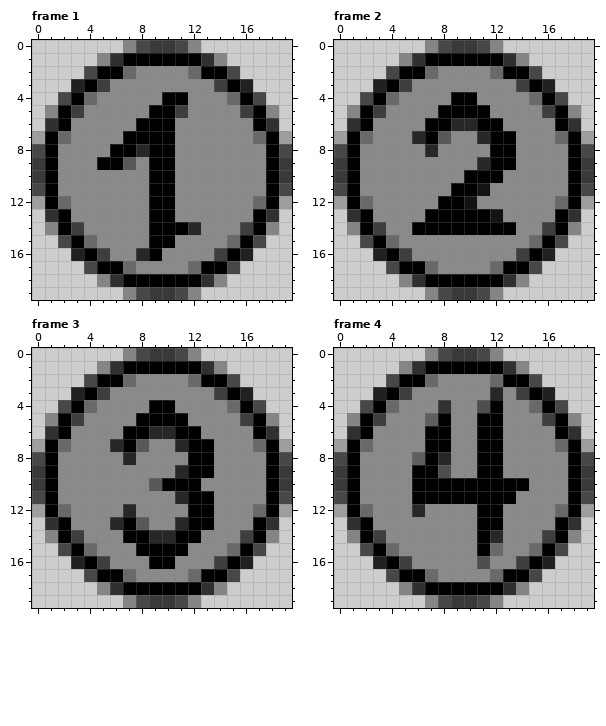
One commit to this pixel-art file: Assets/Sprites/Mana/Numeric Pips.aseprite. Above is the file before it was changed.
20x20 pixels, 4 frames. Colours within 5 levels of each other are drawn and written as one. Shown: frame 1, frame 2, frame 3, frame 4. The commit also changed other frames, which this record leaves out.
After:
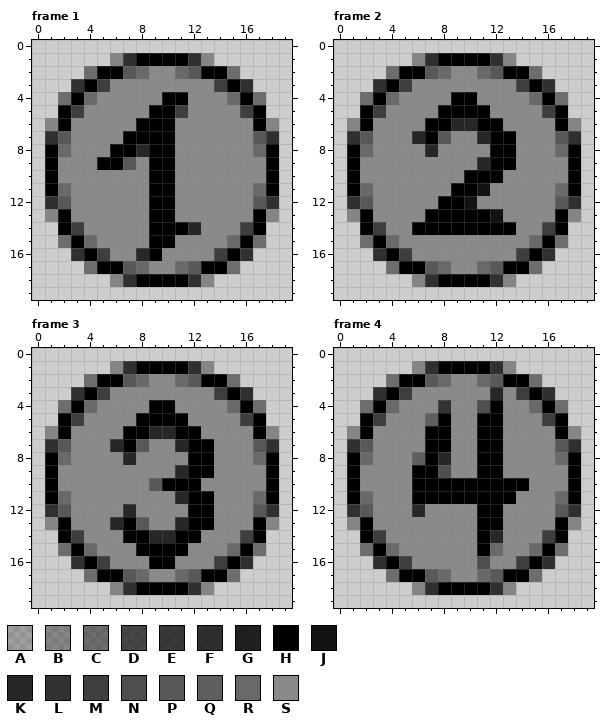
Palette (. is transparent): A #0000003b  B #0000005a  C #00000078  D #000000a7  E #000000b8  F #000000c3  G #000000d6  H #000000  J #131313  K #272727  L #323232  M #3e3e3e  N #4e4e4e  P #585858  Q #5f5f5f  R #696969  S #8a8a8a
What changed:
--- frame 1, layers "Circle", "Border Simple"
@@ x 0..19 @@
- 0 .......BDEEDB.......
- 1 .....BFHHHHHHFB.....
- 2 ....DHHRSSSSRHHD....
- 3 ...GHMSSSSSSSSMHG...
- 4 ..DHRSSSSSHHSSSRHD..
- 5 .BHMSSSSSHHMSSSSMHB.
- 6 .FHSSSSSHHHSSSSSSHF.
- 7 AHRSSSSHHHHSSSSSSRHA
- 8 DHSSSSHHKHHSSSSSSSHD
- 9 EHSSSHHPSHHSSSSSSSHE
-10 EHSSSSSSSHHSSSSSSSHE
-11 DHSSSSSSSHHSSSSSSSHD
-12 AHRSSSSSSHHSSSSSSRHA
-13 .FHSSSSSSHHSSSSSSHF.
-14 .BHMSSSSSHHHKSSSMHB.
-15 ..DHRSSSSHHSSSSRHD..
-16 ...GHMSSKHSSSSMHG...
-17 ....DHHRSSSSRHHD....
-18 .....BFHHHHHHFB.....
-19 .......BDEEDB.......
+ 0 ....................
+ 1 ......BFHHHHFB......
+ 2 ....CHHPRSSRPHHC....
+ 3 ...FHMSSSSSSSSMHF...
+ 4 ..CHRSSSSSHHSSSRHC..
+ 5 ..HMSSSSSHHMSSSSMH..
+ 6 .BHSSSSSHHHSSSSSSHB.
+ 7 .FPSSSSHHHHSSSSSSPF.
+ 8 .HRSSSHHKHHSSSSSSRH.
+ 9 .HSSSHHPSHHSSSSSSSH.
+10 .HSSSSSSSHHSSSSSSSH.
+11 .HRSSSSSSHHSSSSSSRH.
+12 .FPSSSSSSHHSSSSSSPF.
+13 .BHSSSSSSHHSSSSSSHB.
+14 ..HMSSSSSHHHKSSSMH..
+15 ..CHRSSSSHHSSSSRHC..
+16 ...FHMSSKHSSSSMHF...
+17 ....CHHPRSSRPHHC....
+18 ......BFHHHHFB......
+19 ....................
--- frame 2, layers "Circle", "Border Simple"
@@ x 0..19 @@
- 0 .......BDEEDB.......
- 1 .....BFHHHHHHFB.....
- 2 ....DHHRSSSSRHHD....
- 3 ...GHMSSSSSSSSMHG...
- 4 ..DHRSSSSHHSSSSRHD..
- 5 .BHMSSSSHHHHSSSSMHB.
- 6 .FHSSSSHHKKHHSSSSHF.
- 7 AHRSSSKHPSSKHHSSSRHA
- 8 DHSSSSSKSSSSHHSSSSHD
- 9 EHSSSSSSSSSKHHSSSSHE
-10 EHSSSSSSSSHHHSSSSSHE
-11 DHSSSSSSSHHJSSSSSSHD
-12 AHRSSSSSHHJSSSSSSRHA
-13 .FHSSSSHHHHHJSSSSHF.
-14 .BHMSSHHHHHHHHSSMHB.
-15 ..DHRSSSSSSSSSSRHD..
-16 ...GHMSSSSSSSSMHG...
-17 ....DHHRSSSSRHHD....
-18 .....BFHHHHHHFB.....
-19 .......BDEEDB.......
+ 0 ....................
+ 1 ......BFHHHHFB......
+ 2 ....CHHPRSSRPHHC....
+ 3 ...FHMSSSSSSSSMHF...
+ 4 ..CHRSSSSHHSSSSRHC..
+ 5 ..HMSSSSHHHHSSSSMH..
+ 6 .BHSSSSHHKKHHSSSSHB.
+ 7 .FPSSSKHPSSKHHSSSPF.
+ 8 .HRSSSSKSSSSHHSSSRH.
+ 9 .HSSSSSSSSSKHHSSSSH.
+10 .HSSSSSSSSHHHSSSSSH.
+11 .HRSSSSSSHHJSSSSSRH.
+12 .FPSSSSSHHJSSSSSSPF.
+13 .BHSSSSHHHHHJSSSSHB.
+14 ..HMSSHHHHHHHHSSMH..
+15 ..CHRSSSSSSSSSSRHC..
+16 ...FHMSSSSSSSSMHF...
+17 ....CHHPRSSRPHHC....
+18 ......BFHHHHFB......
+19 ....................
--- frame 3, layers "Circle", "Border Simple"
@@ x 0..19 @@
- 0 .......BDEEDB.......
- 1 .....BFHHHHHHFB.....
- 2 ....DHHRSSSSRHHD....
- 3 ...GHMSSSSSSSSMHG...
- 4 ..DHRSSSSHHSSSSRHD..
- 5 .BHMSSSSHHHHSSSSMHB.
- 6 .FHSSSSHHKKHHSSSSHF.
- 7 AHRSSSKHPSSKHHSSSRHA
- 8 DHSSSSSKSSSSHHSSSSHD
- 9 EHSSSSSSSSSKHHSSSSHE
-10 EHSSSSSSSPHHHSSSSSHE
-11 DHSSSSSSSSSKHHSSSSHD
-12 AHRSSSSKSSSSHHSSSRHA
-13 .FHSSSKHPSSKHHSSSHF.
-14 .BHMSSSHHKKHHSSSMHB.
-15 ..DHRSSSHHHHSSSRHD..
-16 ...GHMSSSHHSSSMHG...
-17 ....DHHRSSSSRHHD....
-18 .....BFHHHHHHFB.....
-19 .......BDEEDB.......
+ 0 ....................
+ 1 ......BFHHHHFB......
+ 2 ....CHHPRSSRPHHC....
+ 3 ...FHMSSSSSSSSMHF...
+ 4 ..CHRSSSSHHSSSSRHC..
+ 5 ..HMSSSSHHHHSSSSMH..
+ 6 .BHSSSSHHKKHHSSSSHB.
+ 7 .FPSSSKHPSSKHHSSSPF.
+ 8 .HRSSSSKSSSSHHSSSRH.
+ 9 .HSSSSSSSSSKHHSSSSH.
+10 .HSSSSSSSPHHHSSSSSH.
+11 .HRSSSSSSSSKHHSSSRH.
+12 .FPSSSSKSSSSHHSSSPF.
+13 .BHSSSKHPSSKHHSSSHB.
+14 ..HMSSSHHKKHHSSSMH..
+15 ..CHRSSSHHHHSSSRHC..
+16 ...FHMSSSHHSSSMHF...
+17 ....CHHPRSSRPHHC....
+18 ......BFHHHHFB......
+19 ....................
--- frame 4, layers "Circle", "Border Simple"
@@ x 0..19 @@
- 0 .......BDEEDB.......
- 1 .....BFHHHHHHFB.....
- 2 ....DHHRSSSSRHHD....
- 3 ...GHMSSSSSSKSMHG...
- 4 ..DHRSSSLSSNHSSRHD..
- 5 .BHMSSSQHSSHHSSSMHB.
- 6 .FHSSSSHHSSHHSSSSHF.
- 7 AHRSSSSHHSSHHSSSSRHA
- 8 DHSSSSQHKSSHHSSSSSHD
- 9 EHSSSSHHNSSHHSSSSSHE
-10 EHSSSSHHHHHHHHHSSSHE
-11 DHSSSSHHHHHHHHSSSSHD
-12 AHRSSSKSSSSHHSSSSRHA
-13 .FHSSSSSSSSHHSSSSHF.
-14 .BHMSSSSSSSHKSSSMHB.
-15 ..DHRSSSSSSHRSSRHD..
-16 ...GHMSSSSSNSSMHG...
-17 ....DHHRSSSSRHHD....
-18 .....BFHHHHHHFB.....
-19 .......BDEEDB.......
+ 0 ....................
+ 1 ......BFHHHHFB......
+ 2 ....CHHPRSSRPHHC....
+ 3 ...FHMSSSSSSKSMHF...
+ 4 ..CHRSSSLSSNHSSRHC..
+ 5 ..HMSSSQHSSHHSSSMH..
+ 6 .BHSSSSHHSSHHSSSSHB.
+ 7 .FPSSSSHHSSHHSSSSPF.
+ 8 .HRSSSQHKSSHHSSSSRH.
+ 9 .HSSSSHHNSSHHSSSSSH.
+10 .HSSSSHHHHHHHHHSSSH.
+11 .HRSSSHHHHHHHHSSSRH.
+12 .FPSSSKSSSSHHSSSSPF.
+13 .BHSSSSSSSSHHSSSSHB.
+14 ..HMSSSSSSSHKSSSMH..
+15 ..CHRSSSSSSHRSSRHC..
+16 ...FHMSSSSSNSSMHF...
+17 ....CHHPRSSRPHHC....
+18 ......BFHHHHFB......
+19 ....................
